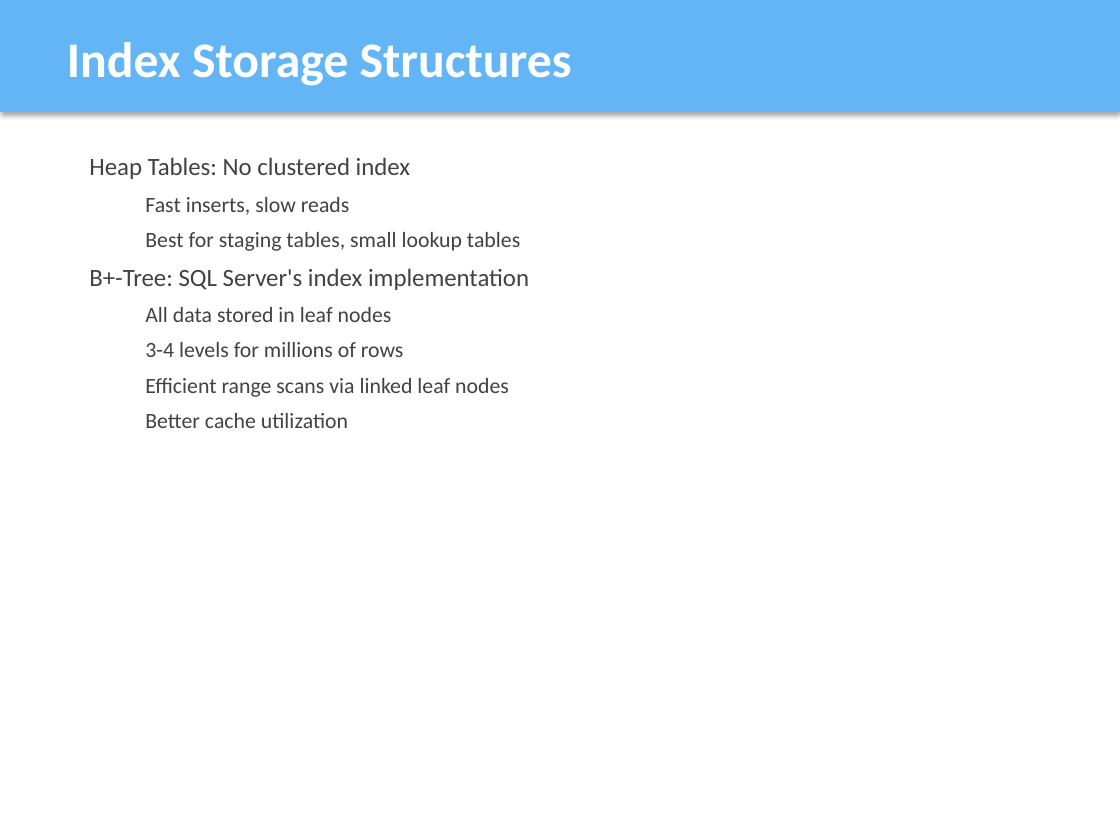
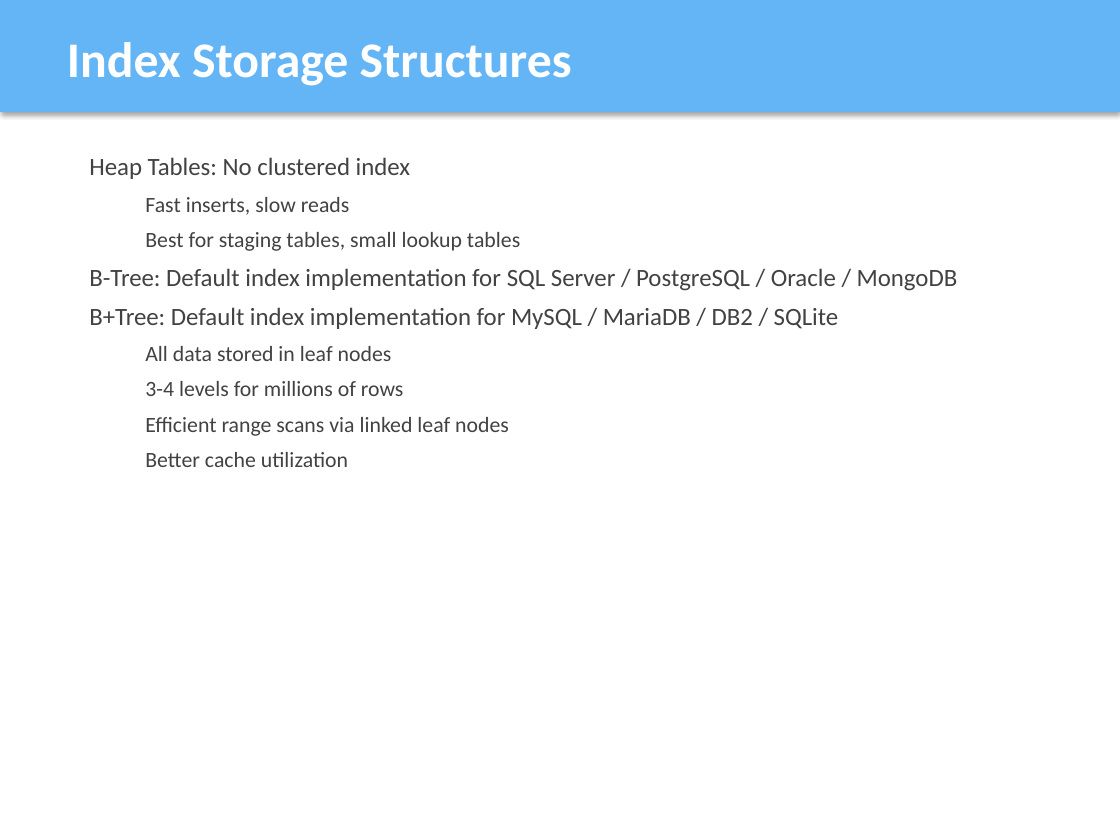
Before and after one commit to bibe74cp/sqlserver-crash-course, a slide deck: slide 3 of SQL_Server_Performance_Optimization.pptx. Drawn at 1120x840 pixels with LibreOffice and Linux fonts; fonts in the diff are those of the drawing. Boxes give left, top, right and bottom in pixels: in the first picture for what was removed or moved away, otherwise in the second. Text is boxed around its words. In the diff, an @@ line names an element or a change of style, - is before the commit and + after.

```diff
--- a/SQL_Server_Performance_Optimization.pptx
+++ b/SQL_Server_Performance_Optimization.pptx
@@ text at (89,268,958,329): text changed @@
-B+-Tree: SQL Server's index implementation
+B-Tree: Default index implementation for SQL Server / PostgreSQL / Oracle / MongoDB
+B+Tree: Default index implementation for MySQL / MariaDB / DB2 / SQLite
```
Also in this commit, not shown: 1 other slide changed, 4 other files.
